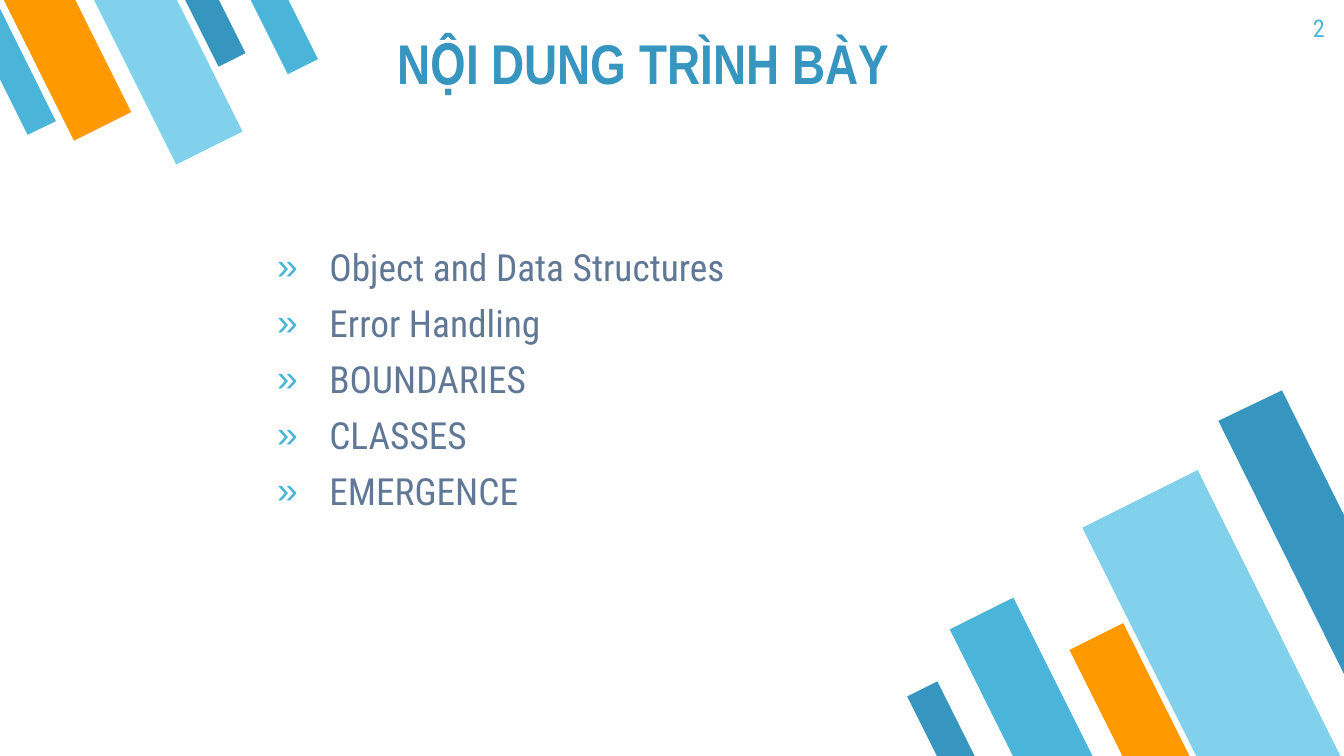
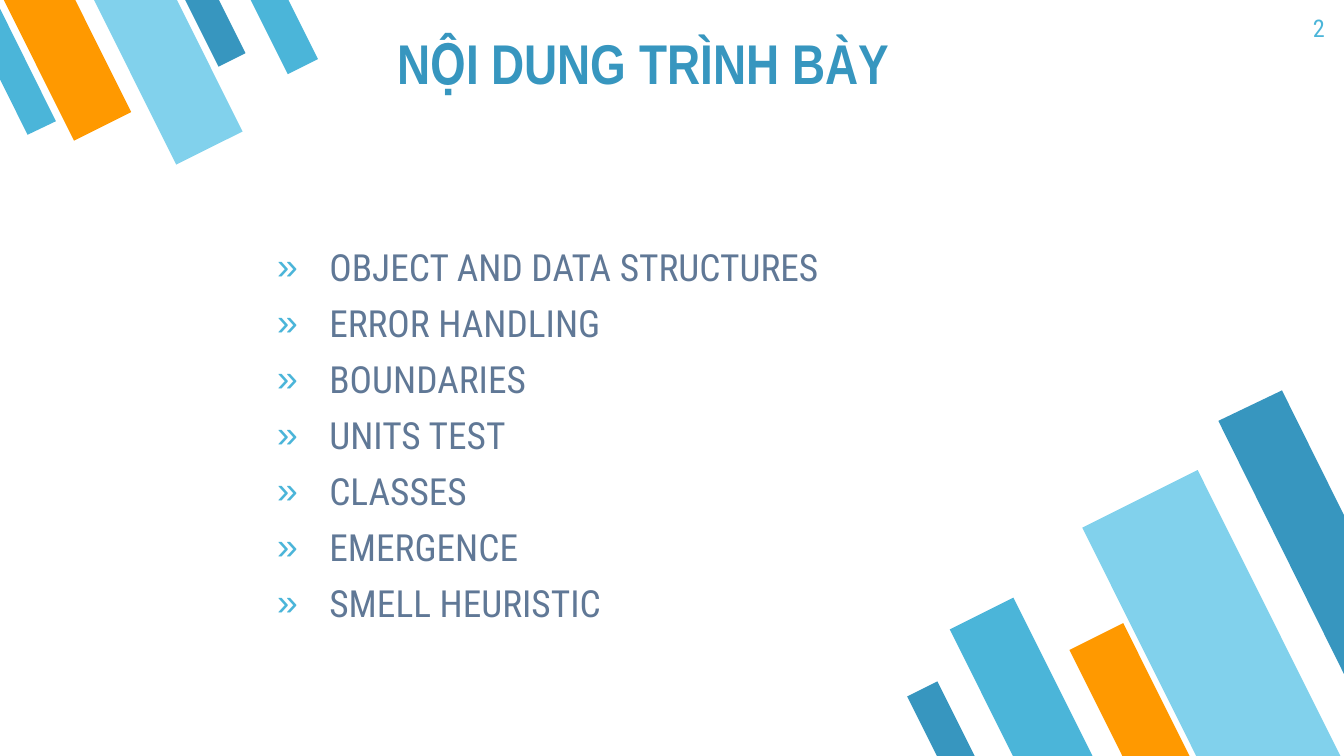
Before and after one commit to anhduy97a6/gem-training, a slide deck: slide 2 of Clean code(part2).pptx. Drawn at 1344x756 pixels with LibreOffice and Linux fonts; fonts in the diff are those of the drawing. Boxes give left, top, right and bottom in pixels: in the first picture for what was removed or moved away, otherwise in the second. Text is boxed around its words. In the diff, an @@ line names an element or a change of style, - is before the commit and + after.

```diff
--- a/Clean code(part2).pptx
+++ b/Clean code(part2).pptx
@@ text at (329, 254, 819, 338): text changed @@
-» Object and Data Structures
-» Error Handling
+» OBJECT AND DATA STRUCTURES
+» ERROR HANDLING
@@ text at (329, 422, 506, 450): paragraph added @@
+» UNITS TEST
@@ text at (329, 590, 601, 618): paragraph added @@
+» SMELL HEURISTIC
```
Also in this commit, not shown: 3 other slides changed, 2 slides added, 2 other files.
